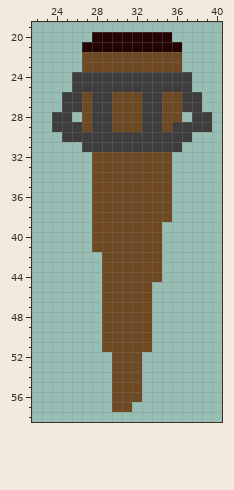
File history of a pixel-art sprite, assets/elements/torche.png. This is how it looked before the edit.
The file is 64x64 pixels. Shown: x 22..40, y 19..58.
After:
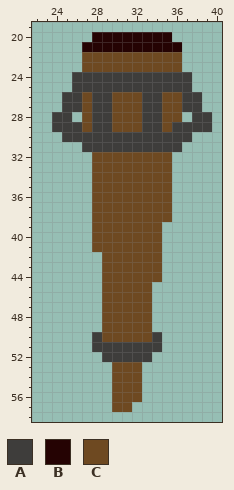
Palette (. is transparent): A #3e3d3b  B #250303  C #6e4921
What changed:
y 50: x 28 . -> A; x 34 . -> A
y 51: x 28..34 .CCCCC. -> AAAAAAA
y 52: x 29..33 .CCC. -> AAAAA
Where, in picture pixels (left, top, right, bottom), the same in both pictures:
changed: (92, 332, 162, 362)
